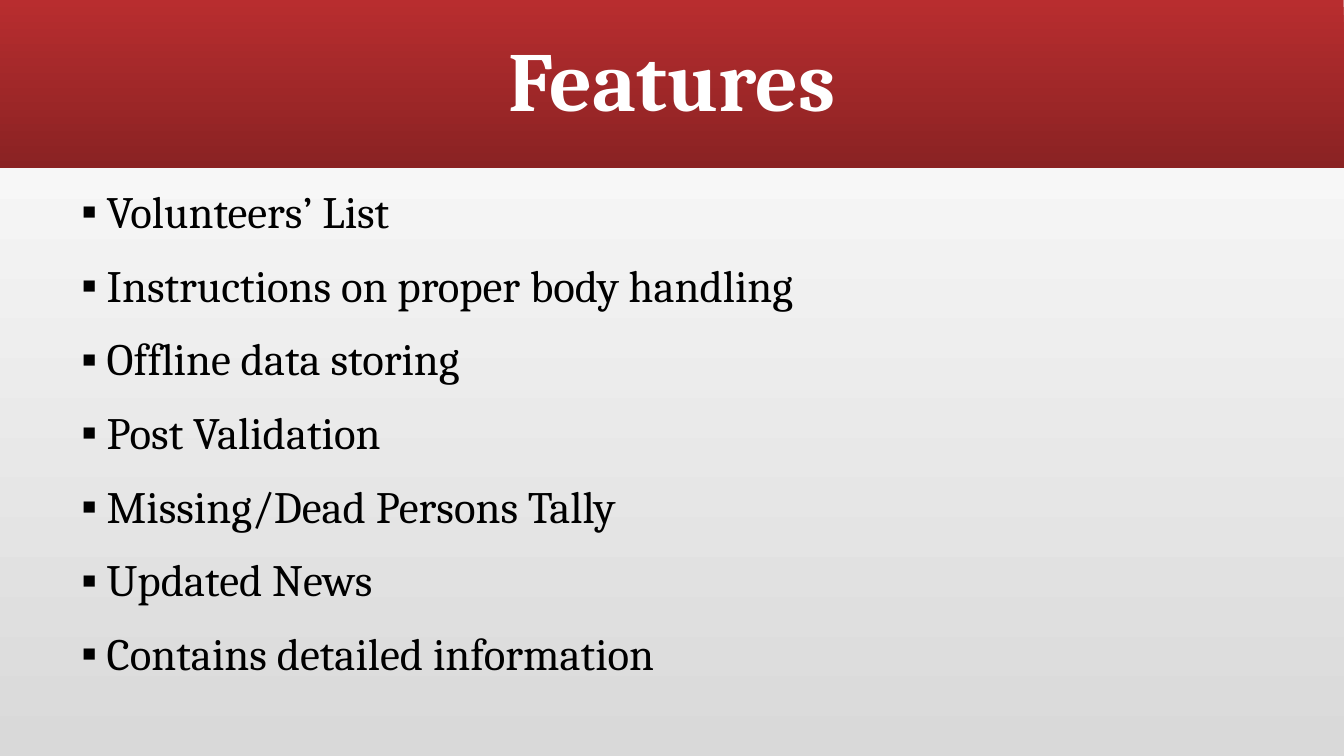
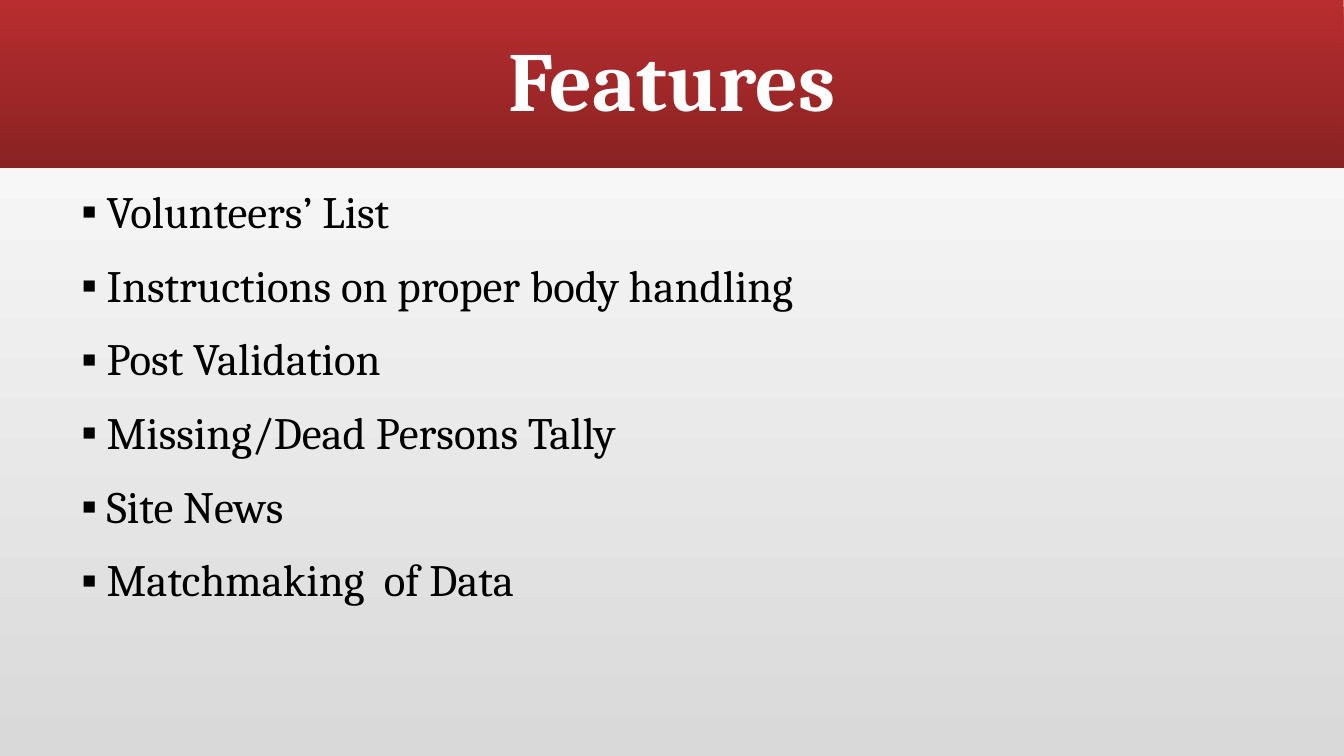
Before and after one commit to hanreyes/SOFTDEV-QUALITY, a slide deck: slide 12 of Documentation/Soft Copies/Powerpoint/AfterLife - Midterm.pptx. Drawn at 1344x756 pixels with LibreOffice and Linux fonts; fonts in the diff are those of the drawing. Boxes give left, top, right and bottom in pixels: in the first picture for what was removed or moved away, otherwise in the second. Text is boxed around its words. In the diff, an @@ line names an element or a change of style, - is before the commit and + after.

Commit message:
Edit powerpoint

```diff
--- a/Documentation/Soft Copies/Powerpoint/AfterLife - Midterm.pptx
+++ b/Documentation/Soft Copies/Powerpoint/AfterLife - Midterm.pptx
@@ text at (107, 343, 460, 385): paragraph removed @@
-▪ Offline data storing
@@ text at (107, 492, 514, 606): text changed @@
-▪ Updated News
-▪ Contains detailed information
+▪ Site News
+▪ Matchmaking of Data
```
